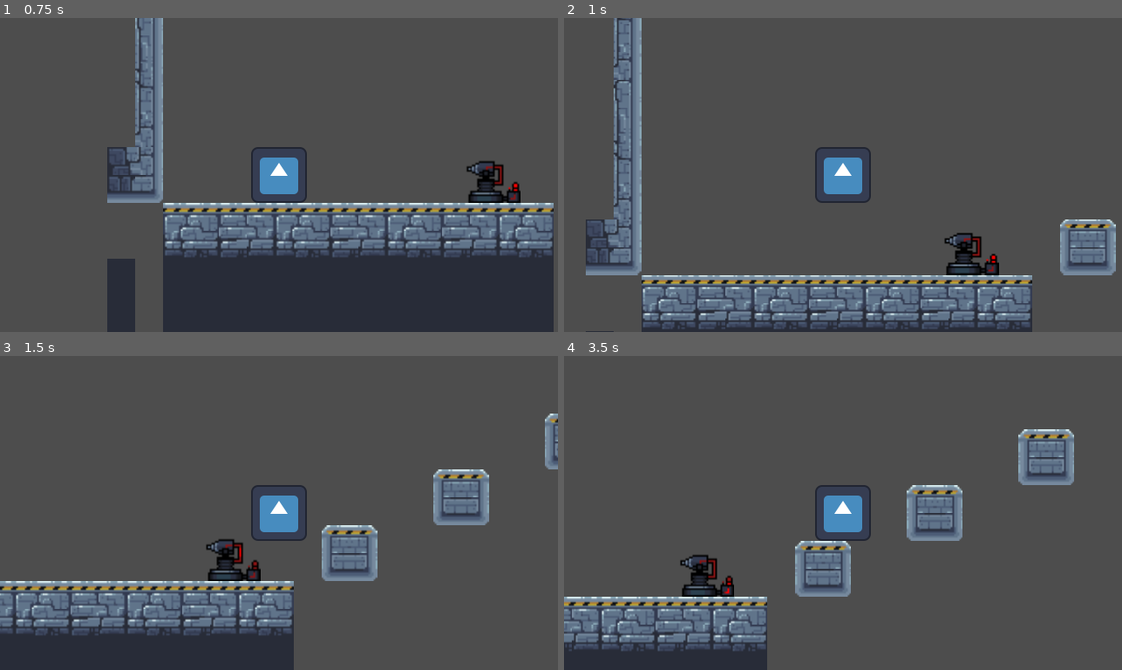
Above: before the commit, frames 1-4 (two rows, left to right).
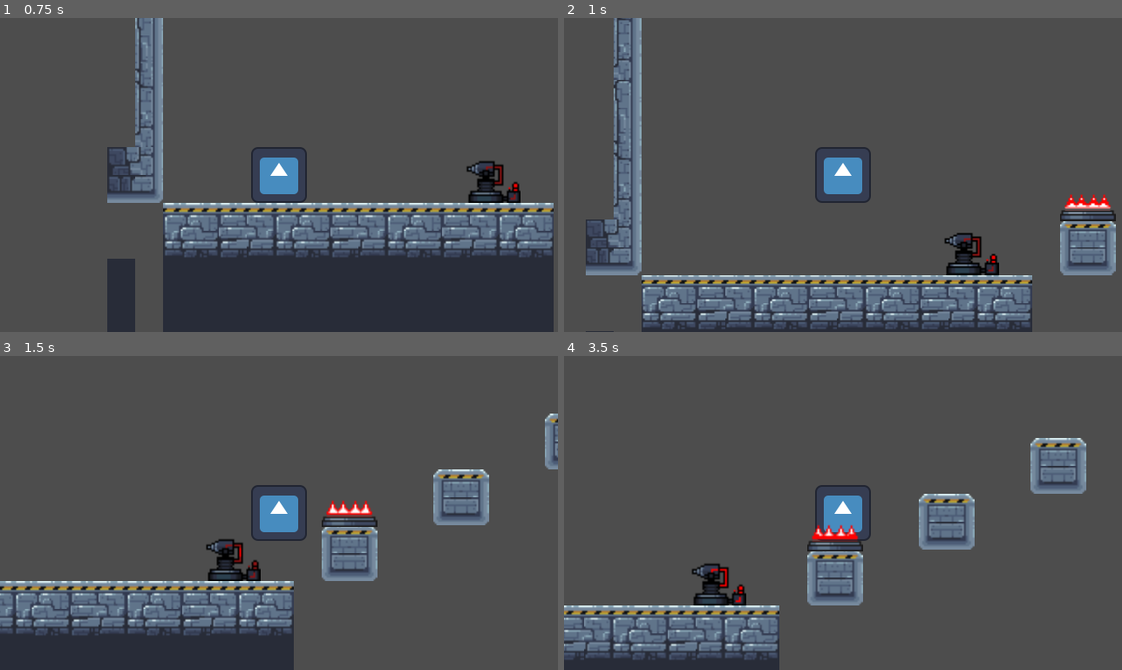
Above: after the commit, the same moments.

Repository: Mirthun-1012/Platformer-Jam-1
Game: Godot game, scene res://Scenes/Levels/tutorial.tscn
Same seed, same stepped clock (60 frames per second), same inputs: the game is played once before the commit and once after it. The engine's default icon, where the game draws it, is replaced by a stand-in: a white triangle on a blue panel in a dark square.
Inputs:
- Up to frame 1 (0.75 s): hold D (Right) from 0.53 s (still down)
- Up to frame 2 (1 s): keep holding D (Right); tap W (Jump) at 0.77 s
- Up to frame 3 (1.5 s): keep holding D (Right)
- Up to frame 4 (3.5 s): tap W (Jump) at 1.52, 3.02 s; release D (Right) at 2.03 s; hold A (Left) 2.03-2.78 s; hold D (Right) from 2.78 s (still down)

Frame 1 is identical in both runs. In frame 2, 0.5% of the frame differs, in the area x 88-99%, y 56-65%; in frame 3, 0.5%; in frame 4, 12%, in the area x 0-94%, y 23-100%.

Commit message:
Idle Spikes is added
Idle one is added, but i am not sure yet how to work with the activated and deactivated one!! Will find one soon!!

Diff:
--- a/Scenes/Levels/tutorial.tscn
+++ b/Scenes/Levels/tutorial.tscn
@@ -1,9 +1,10 @@
-[gd_scene load_steps=8 format=4 uid="uid://dr8xfjkffik7s"]
+[gd_scene load_steps=9 format=4 uid="uid://dr8xfjkffik7s"]
 
 [ext_resource type="PackedScene" uid="uid://cjjw83rb83on1" path="res://Scenes/Levels/base_level.tscn" id="1_e3iji"]
 [ext_resource type="Texture2D" uid="uid://boqf7183d3q0r" path="res://Assets/Tileset/level_tileset.png" id="2_eqxtb"]
 [ext_resource type="PackedScene" uid="uid://mpsbkqjfw6ld" path="res://Scenes/Entities/player.tscn" id="2_l7elp"]
 [ext_resource type="PackedScene" uid="uid://d2j6qaredf0ud" path="res://Scenes/Traps/electric_turrent.tscn" id="4_fenkg"]
+[ext_resource type="PackedScene" uid="uid://c7qjyvxw3c856" path="res://Scenes/Traps/spike.tscn" id="5_302wg"]
 
 [sub_resource type="TileSetAtlasSource" id="TileSetAtlasSource_l7elp"]
 texture = ExtResource("2_eqxtb")
@@ -375,6 +376,11 @@
 [node name="Electric_Turrent" parent="Main/Obstacles/Turrent" index="0" instance=ExtResource("4_fenkg")]
 position = Vector2(202, 260)
 
+[node name="Spikes" type="Node2D" parent="Main/Obstacles" index="1"]
+
+[node name="Spike" parent="Main/Obstacles/Spikes" index="0" instance=ExtResource("5_302wg")]
+position = Vector2(271, 241)
+
 [node name="CollisionShape2D" type="CollisionShape2D" parent="Main/FallZone" index="0"]
 position = Vector2(479.75, 472)
 shape = SubResource("RectangleShape2D_l7elp")
--- a/Scenes/Traps/electric_turrent.gd
+++ b/Scenes/Traps/electric_turrent.gd
@@ -1,6 +1,6 @@
 extends StaticBody2D
 
-""" This Turrent Only shoots once, If needs to reshoot then the player should re-enter the zone """
+# This Turrent Only shoots once, If needs to reshoot then the player should re-enter the zone
 
 
 var can_damage := false
--- a/Scenes/Traps/electric_turrent.tscn
+++ b/Scenes/Traps/electric_turrent.tscn
@@ -113,13 +113,13 @@
 "duration": 1.0,
 "texture": ExtResource("25_nwpqr")
 }],
-"loop": true,
+"loop": false,
 "name": &"Shoot",
 "speed": 5.0
 }]
 
 [sub_resource type="RectangleShape2D" id="RectangleShape2D_72y8h"]
-size = Vector2(34, 34)
+size = Vector2(40, 34)
 
 [node name="Electric_Turrent" type="StaticBody2D"]
 collision_layer = 8
@@ -131,6 +131,7 @@
 sprite_frames = SubResource("SpriteFrames_ctbg3")
 animation = &"Shoot"
 autoplay = "Idle"
+frame = 18
 speed_scale = 2.3
 
 [node name="CollisionPolygon2D" type="CollisionPolygon2D" parent="."]
@@ -140,7 +141,7 @@
 collision_layer = 4
 
 [node name="CollisionShape2D" type="CollisionShape2D" parent="AttackZone"]
-position = Vector2(-30, -5)
+position = Vector2(-33, -5)
 shape = SubResource("RectangleShape2D_72y8h")
 
 [connection signal="animation_finished" from="AnimatedSprite2D" to="." method="_on_animated_sprite_2d_animation_finished"]
--- /dev/null
+++ b/Scenes/Traps/spike.gd
@@ -0,0 +1,6 @@
+extends StaticBody2D
+
+
+
+func _on_damage_zone_body_entered(body: Node2D) -> void:
+	body.hit()
--- /dev/null
+++ b/Scenes/Traps/spike.tscn
@@ -0,0 +1,82 @@
+[gd_scene load_steps=15 format=3 uid="uid://c7qjyvxw3c856"]
+
+[ext_resource type="Script" uid="uid://k2bel3f7xiw5" path="res://Scenes/Traps/spike.gd" id="1_irb7m"]
+[ext_resource type="Texture2D" uid="uid://d3o8a63y3xa1y" path="res://Assets/Traps/Individual_PNGs/laser_spikes_idle/tile000.png" id="1_ybv2w"]
+[ext_resource type="Texture2D" uid="uid://bxa1cxas4eywx" path="res://Assets/Traps/Individual_PNGs/laser_spikes_idle/tile001.png" id="2_irb7m"]
+[ext_resource type="Texture2D" uid="uid://drlahvgd8ug5h" path="res://Assets/Traps/Individual_PNGs/laser_spikes_idle/tile002.png" id="3_ttggu"]
+[ext_resource type="Texture2D" uid="uid://oho63lkqvo1k" path="res://Assets/Traps/Individual_PNGs/laser_spikes_idle/tile003.png" id="4_d5rel"]
+[ext_resource type="Texture2D" uid="uid://cda0e7ct1oyks" path="res://Assets/Traps/Individual_PNGs/laser_spikes_idle/tile004.png" id="5_rhgjw"]
+[ext_resource type="Texture2D" uid="uid://dn4rdydujtsnk" path="res://Assets/Traps/Individual_PNGs/laser_spikes_idle/tile005.png" id="6_iwjhm"]
+[ext_resource type="Texture2D" uid="uid://d4iefvylpntk2" path="res://Assets/Traps/Individual_PNGs/laser_spikes_idle/tile006.png" id="7_lpun1"]
+[ext_resource type="Texture2D" uid="uid://b71ai7wdafjo4" path="res://Assets/Traps/Individual_PNGs/laser_spikes_idle/tile007.png" id="8_p8t4d"]
+[ext_resource type="Texture2D" uid="uid://bc8shve2ov1ge" path="res://Assets/Traps/Individual_PNGs/laser_spikes_idle/tile008.png" id="9_tdvv1"]
+[ext_resource type="Texture2D" uid="uid://dvbtjj3oolv5w" path="res://Assets/Traps/Individual_PNGs/laser_spikes_idle/tile009.png" id="10_a42xw"]
+
+[sub_resource type="RectangleShape2D" id="RectangleShape2D_h7cax"]
+size = Vector2(32, 6)
+
+[sub_resource type="SpriteFrames" id="SpriteFrames_nbiad"]
+animations = [{
+"frames": [{
+"duration": 1.0,
+"texture": ExtResource("1_ybv2w")
+}, {
+"duration": 1.0,
+"texture": ExtResource("2_irb7m")
+}, {
+"duration": 1.0,
+"texture": ExtResource("3_ttggu")
+}, {
+"duration": 1.0,
+"texture": ExtResource("4_d5rel")
+}, {
+"duration": 1.0,
+"texture": ExtResource("5_rhgjw")
+}, {
+"duration": 1.0,
+"texture": ExtResource("6_iwjhm")
+}, {
+"duration": 1.0,
+"texture": ExtResource("7_lpun1")
+}, {
+"duration": 1.0,
+"texture": ExtResource("8_p8t4d")
+}, {
+"duration": 1.0,
+"texture": ExtResource("9_tdvv1")
+}, {
+"duration": 1.0,
+"texture": ExtResource("10_a42xw")
+}],
+"loop": true,
+"name": &"idle",
+"speed": 5.0
+}]
+
+[sub_resource type="RectangleShape2D" id="RectangleShape2D_5dqos"]
+size = Vector2(31, 10)
+
+[node name="Spike" type="StaticBody2D"]
+collision_layer = 8
+script = ExtResource("1_irb7m")
+
+[node name="CollisionShape2D" type="CollisionShape2D" parent="."]
+position = Vector2(1, -3)
+shape = SubResource("RectangleShape2D_h7cax")
+
+[node name="AnimatedSprite2D" type="AnimatedSprite2D" parent="."]
+position = Vector2(1, -16)
+sprite_frames = SubResource("SpriteFrames_nbiad")
+animation = &"idle"
+autoplay = "idle"
+frame_progress = 0.399391
+speed_scale = 1.3
+
+[node name="Damage Zone" type="Area2D" parent="."]
+collision_layer = 4
+
+[node name="CollisionShape2D" type="CollisionShape2D" parent="Damage Zone"]
+position = Vector2(1.5, -12)
+shape = SubResource("RectangleShape2D_5dqos")
+
+[connection signal="body_entered" from="Damage Zone" to="." method="_on_damage_zone_body_entered"]
Not shown, added: Scenes/Traps/spike.gd.uid
